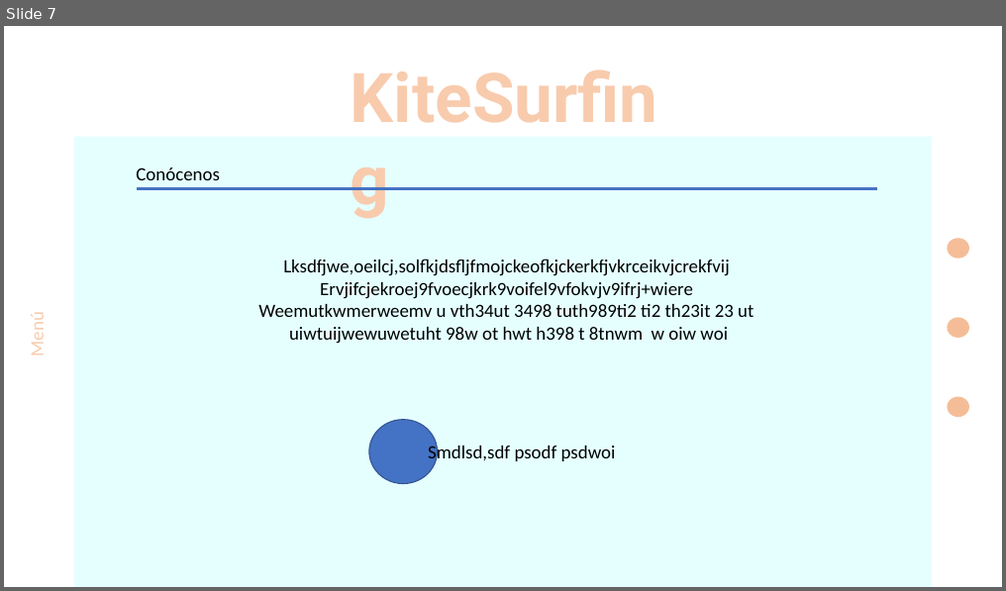
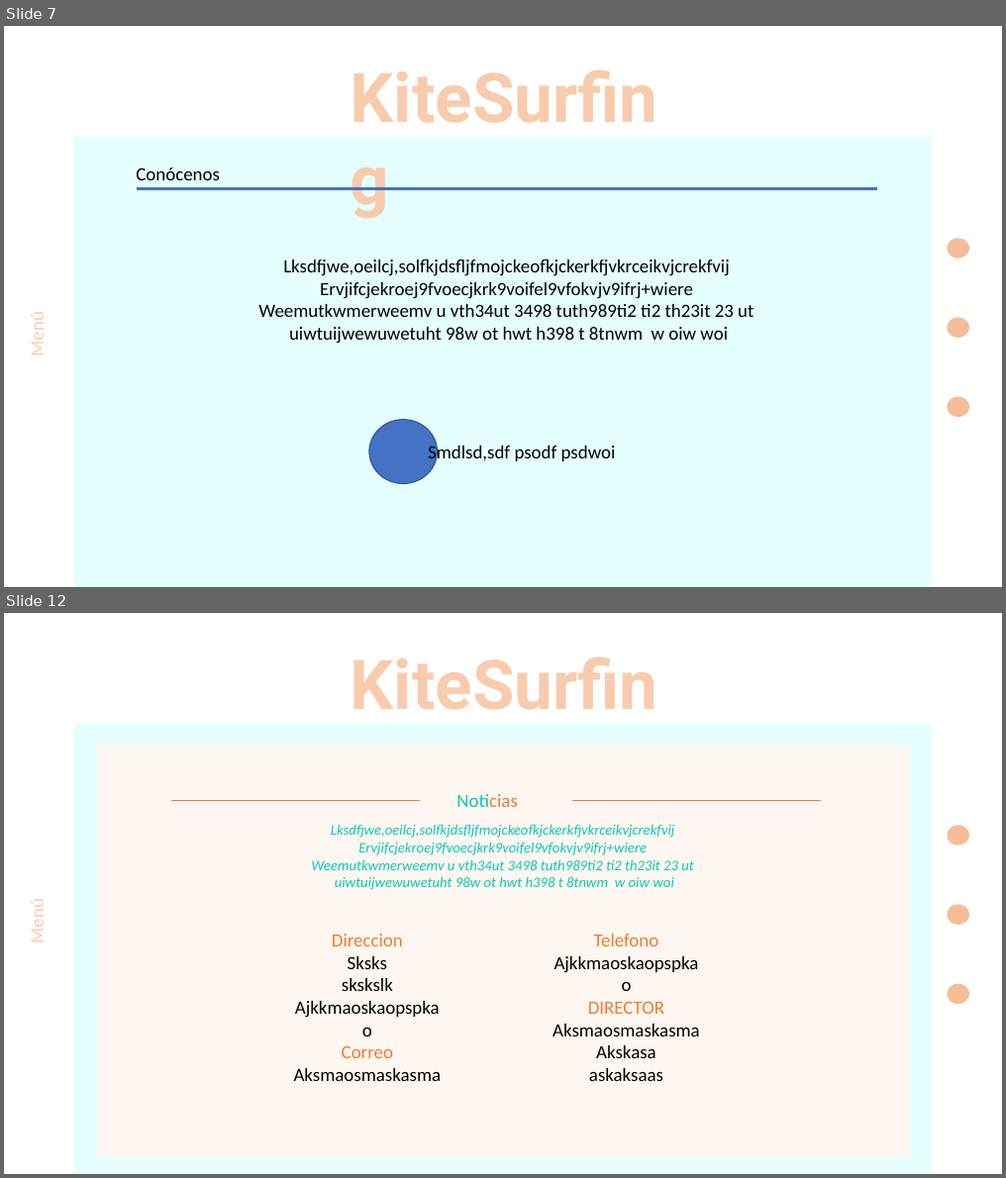
Before and after one commit to AyraNixx/KiteSurf_PaulaMH, a slide deck: Presentación1 [Autoguardado].pptx. Shown one above the other, each under a label of ours: slide 7 before the commit, slides 7 and 12 after it; the slides between them are not shown. The pictures are 1006x591 and 1006x1178 pixels, drawn with LibreOffice and Linux fonts; fonts in the diff are those of the drawing. Boxes give left, top, right and bottom in pixels: in the first picture for what was removed or moved away, otherwise in the second. Text is boxed around its words. In the diff, an @@ line names an element or a change of style, - is before the commit and + after.

```diff
--- a/Presentación1 [Autoguardado].pptx
+++ b/Presentación1 [Autoguardado].pptx
@@ slide 12 added at (4,613,1002,1174), background #FFFFFF @@
@@ text added at (344,638,685,728), 66 pt, text #F8CBAD, bold @@
+KiteSurfing
@@ rectangle added at (74,724,933,1174), fill #E5FFFF @@
@@ rectangle added at (97,745,909,1158), fill #FEF6F0 @@
@@ line added from (171, 801) to (420, 801), #ED7D31 0.5 pt @@
@@ text added at (456,794,517,807), 18 pt, text #0CCAB8 @@
+Noticias
@@ line added from (572, 801) to (821, 801), #ED7D31 0.5 pt @@
@@ text added at (311,824,693,890), 14 pt, text #0CCAB8, italic @@
+Lksdfjwe,oeilcj,solfkjdsfljfmojckeofkjckerkfjvkrceikvjcrekfvij
+Ervjifcjekroej9fvoecjkrk9voifel9vfokvjv9ifrj+wiere
+Weemutkwmerweemv u vth34ut 3498 tuth989ti2 ti2 th23it 23 ut
+uiwtuijwewuwetuht 98w ot hwt h398 t 8tnwm w oiw woi
@@ ellipse added at (947,825,969,845), fill #ED7D31 at 50% opacity @@
@@ text added at (26,903,49,942), 18 pt, text #F8CBAD @@
+Menú
@@ ellipse added at (947,904,969,925), fill #ED7D31 at 50% opacity @@
@@ text added at (294,934,442,1081), 18 pt, text #000000 @@
+Direccion
+Sksks
+skskslk
+Ajkkmaoskaopspkao
+Correo
+Aksmaosmaskasma
@@ text added at (552,934,700,1081), 18 pt, text #000000 @@
+Telefono
+Ajkkmaoskaopspkao
+DIRECTOR
+Aksmaosmaskasma
+Akskasa
+askaksaas
@@ ellipse added at (947,983,969,1004), fill #ED7D31 at 50% opacity @@
```
Also in this commit, not shown: 1 slide changed, 4 other slides added, 6 other files.
